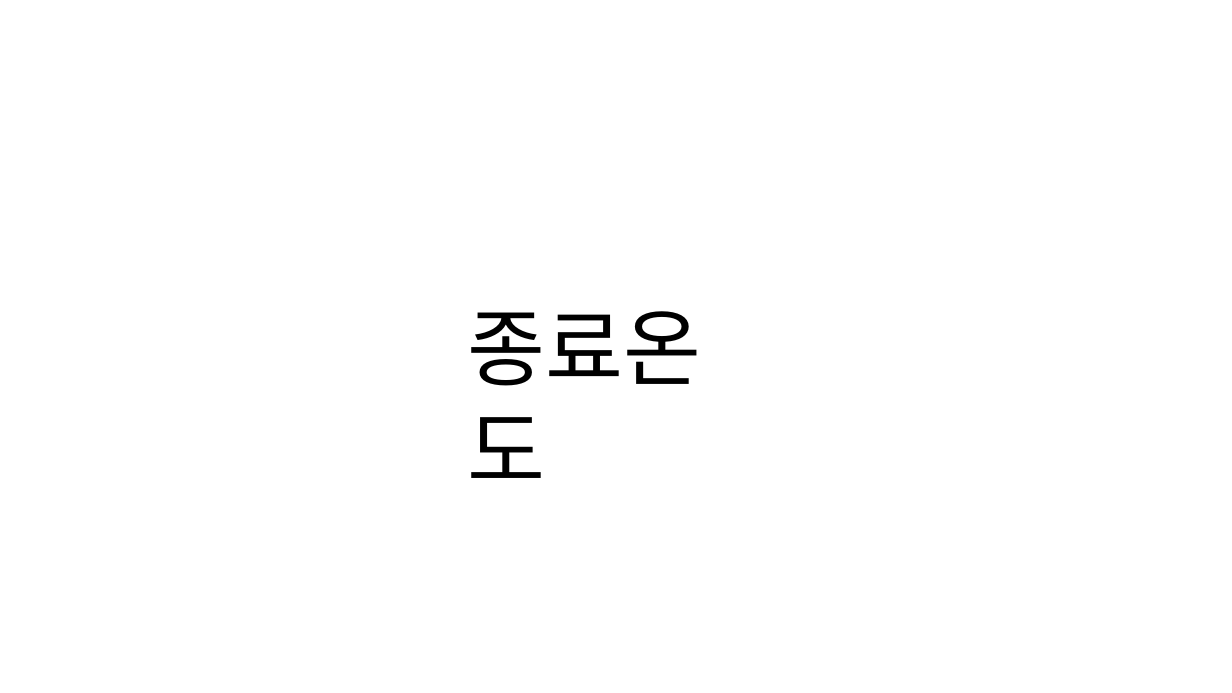
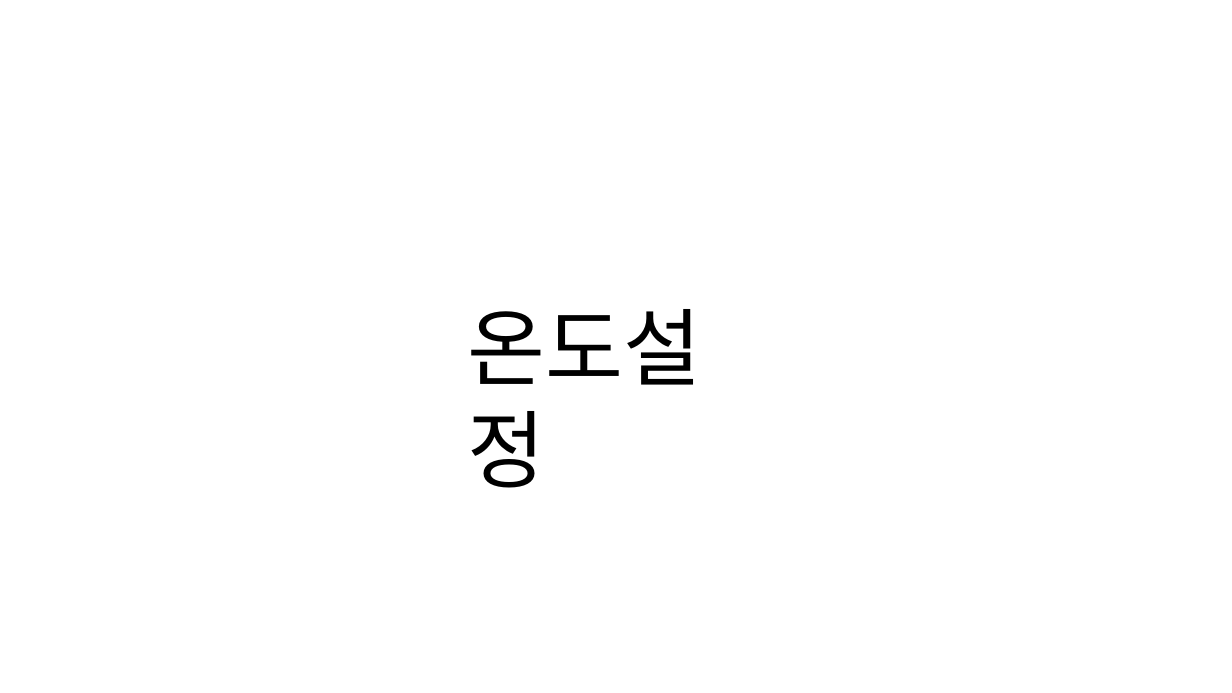
Before and after one commit to dgsw-2019-hackathon/J_B_H_AirConditioner, a slide deck: slide 16 of pptFile/ppt.pptx (slide 20 before the commit). Drawn at 1232x693 pixels with LibreOffice and Linux fonts; fonts in the diff are those of the drawing. Boxes give left, top, right and bottom in pixels: in the first picture for what was removed or moved away, otherwise in the second. Text is boxed around its words. In the diff, an @@ line names an element or a change of style, - is before the commit and + after.

```diff
--- a/pptFile/ppt.pptx
+++ b/pptFile/ppt.pptx
@@ text at bbox=[468, 309, 702, 488]: text changed @@
-종료온도
+온도설정
```
Also in this commit, not shown: 3 other slides changed, 6 slides added, 10 slides removed.
